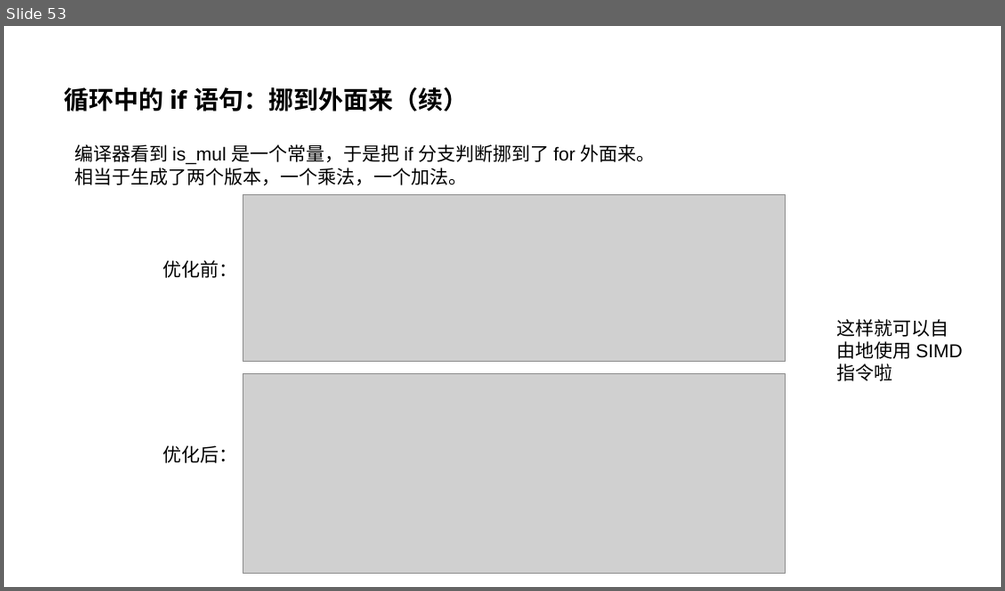
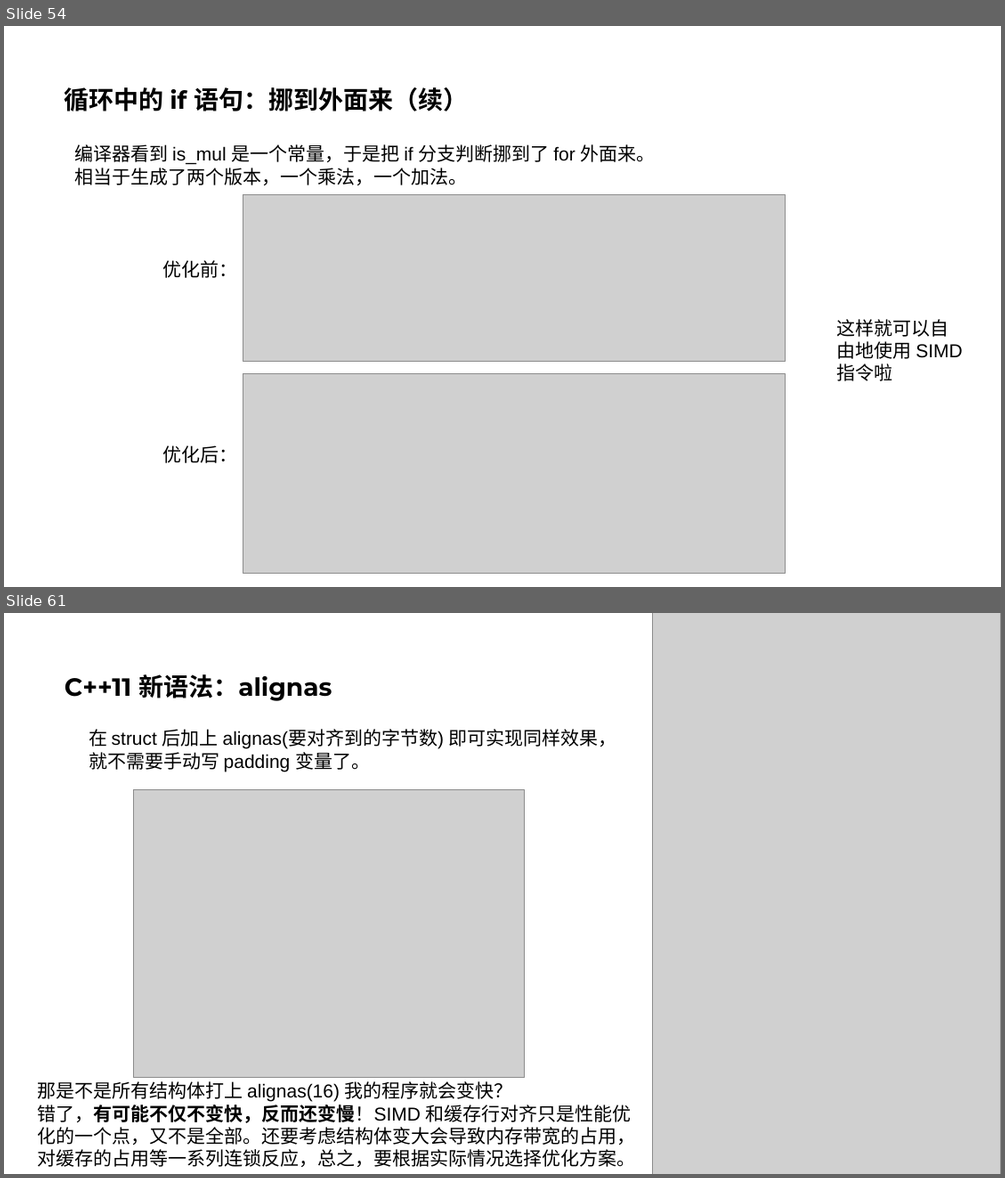
Before and after one commit to parallel101/course, a slide deck: 04/slides.pptx. Shown one above the other, each under a label of ours: slide 53 before the commit, slides 54 and 61 after it; the slides between them are not shown. The pictures are 1005x591 and 1005x1178 pixels, drawn with LibreOffice and Linux fonts; fonts in the diff are those of the drawing; grey boxes stand for pictures. Boxes give left, top, right and bottom in pixels: in the first picture for what was removed or moved away, otherwise in the second. Text is boxed around its words. In the diff, an @@ line names an element or a change of style, - is before the commit and + after.

Commit message:
add 6 structs

```diff
--- a/04/slides.pptx
+++ b/04/slides.pptx
@@ slide 61 added at [4, 613, 1001, 1174], background #FFFFFF @@
@@ picture added at [653, 613, 1001, 1174] @@
@@ title added at [65, 674, 332, 701], 24 pt, text #000000, bold @@
+C++11 新语法：alignas
@@ text added at [89, 729, 617, 771], 18 pt, text #000000 @@
+在 struct 后加上 alignas(要对齐到的字节数) 即可实现同样效果，就不需要手动写 padding 变量了。
@@ picture added at [133, 789, 525, 1078] @@
@@ text added at [38, 1081, 636, 1167], 18 pt, text #000000 @@
+那是不是所有结构体打上 alignas(16) 我的程序就会变快？
+错了，有可能不仅不变快，反而还变慢！SIMD 和缓存行对齐只是性能优化的一个点，又不是全部。还要考虑结构体变大会导致内存带宽的占用，对缓存的占用等一系列连锁反应，总之，要根据实际情况选择优化方案。
@@ what was slide 53 is now slide 54 @@
```
Also in this commit, not shown: 4 slides changed, 8 other slides added, 31 other files.
